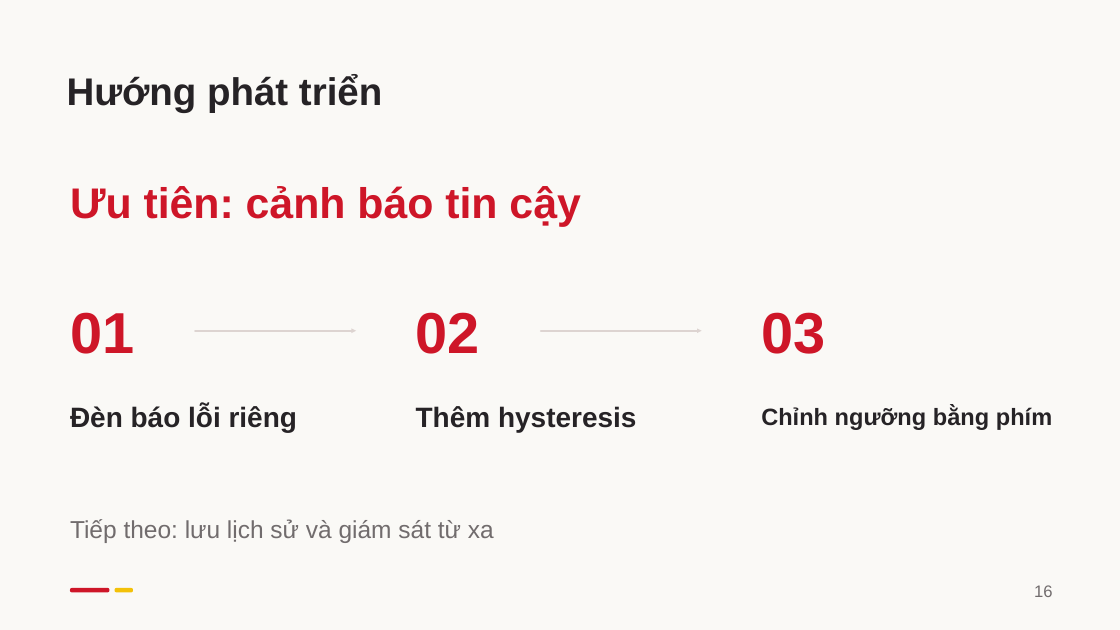
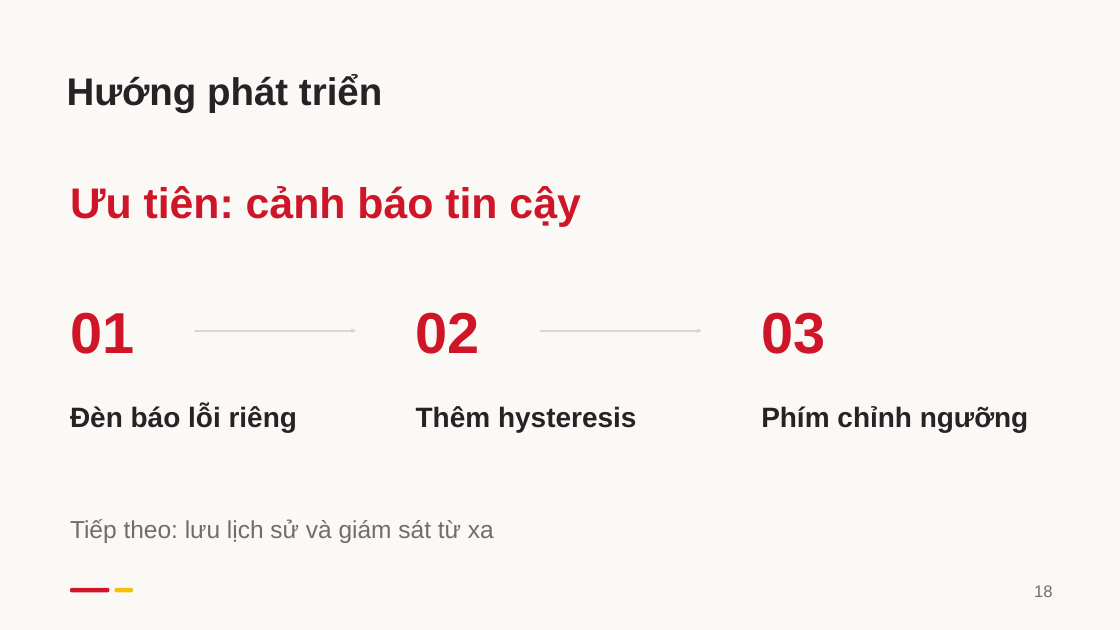
Before and after one commit to kudohieu1209/ET1-DA2, a slide deck: slide 18 of docs/report/slides/DA2_Bao_cao_HUST.pptx (slide 16 before the commit). Drawn at 1120x630 pixels with LibreOffice and Linux fonts; fonts in the diff are those of the drawing. Boxes give left, top, right and bottom in pixels: in the first picture for what was removed or moved away, otherwise in the second. Text is boxed around its words. In the diff, an @@ line names an element or a change of style, - is before the commit and + after.

```diff
--- a/docs/report/slides/DA2_Bao_cao_HUST.pptx
+++ b/docs/report/slides/DA2_Bao_cao_HUST.pptx
@@ text at (761, 406, 1029, 432): text changed; size 20.2 to 24 pt @@
-Chỉnh ngưỡng bằng phím
+Phím chỉnh ngưỡng
```
Also in this commit, not shown: 16 other slides changed, 2 slides added, 11 other files.
